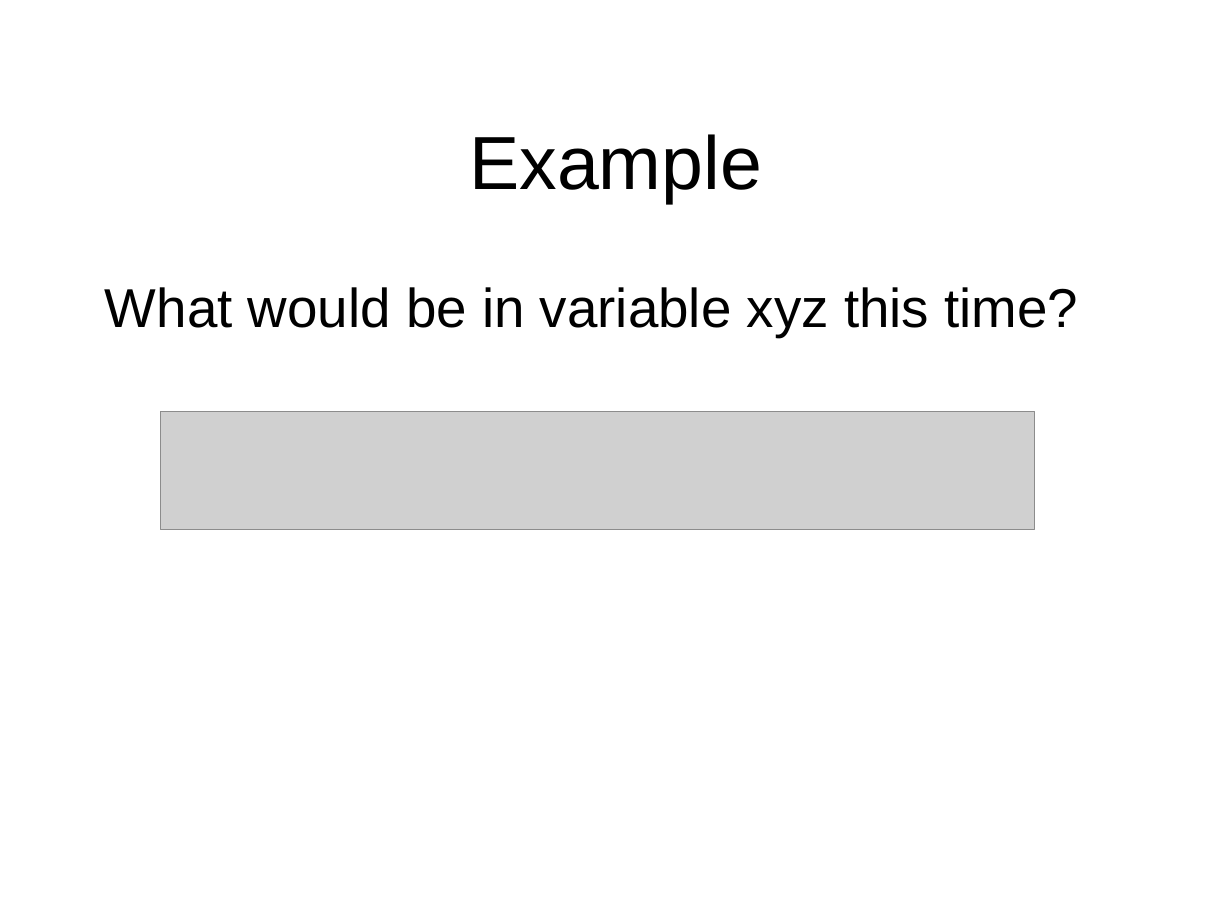
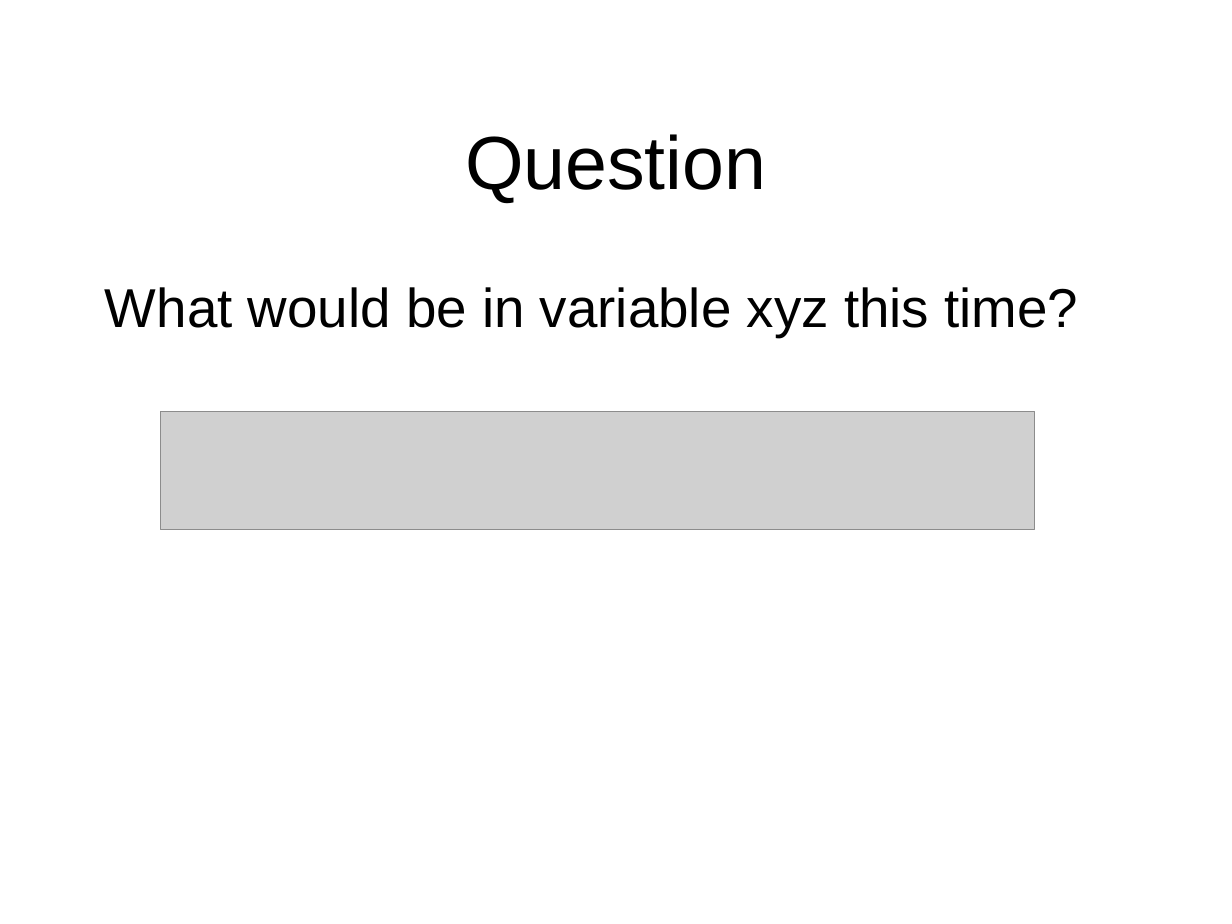
Before and after one commit to octaviordz/zjnu2017.github.io, a slide deck: slide 16 of WAD/lectures/100--Javascript.Syntax.pptx (slide 15 before the commit). Drawn at 1232x924 pixels with LibreOffice and Linux fonts; fonts in the diff are those of the drawing; grey boxes stand for pictures. Boxes give left, top, right and bottom in pixels: in the first picture for what was removed or moved away, otherwise in the second. Text is boxed around its words. In the diff, an @@ line names an element or a change of style, - is before the commit and + after.

```diff
--- a/WAD/lectures/100--Javascript.Syntax.pptx
+++ b/WAD/lectures/100--Javascript.Syntax.pptx
@@ title at (465, 134, 766, 203): text changed @@
-Example
+Question
```
Also in this commit, not shown: 10 other slides changed, 6 slides added, 2 slides removed.
